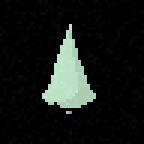
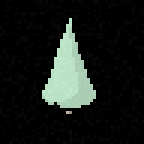
Layered file, before and after one edit (144x144). Changes by layer:
painted on "Edge" over [42, 18, 96, 105]
painted on "Tree copy" over [42, 27, 90, 105]
painted on "Tree" over [45, 18, 72, 87]
